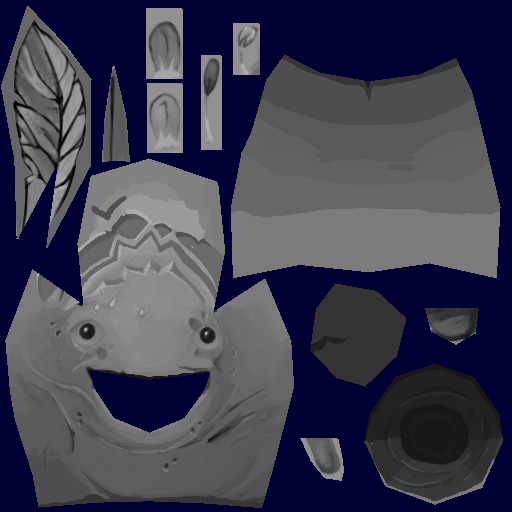
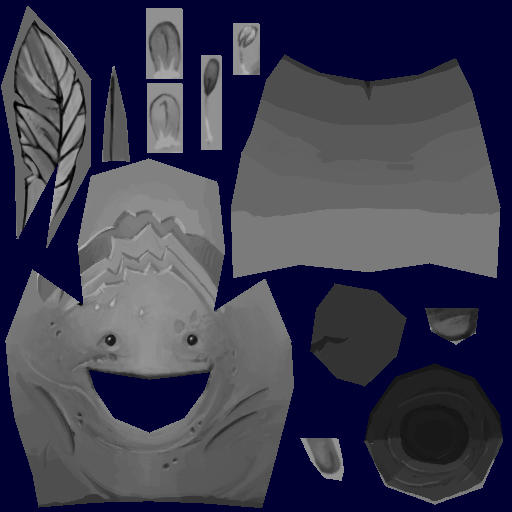
The second 512 × 512 image is a revision of the first. Changes to its layers:
added layer "Layer 16" in group "Face_Skull" over 21, 181, 271, 502
